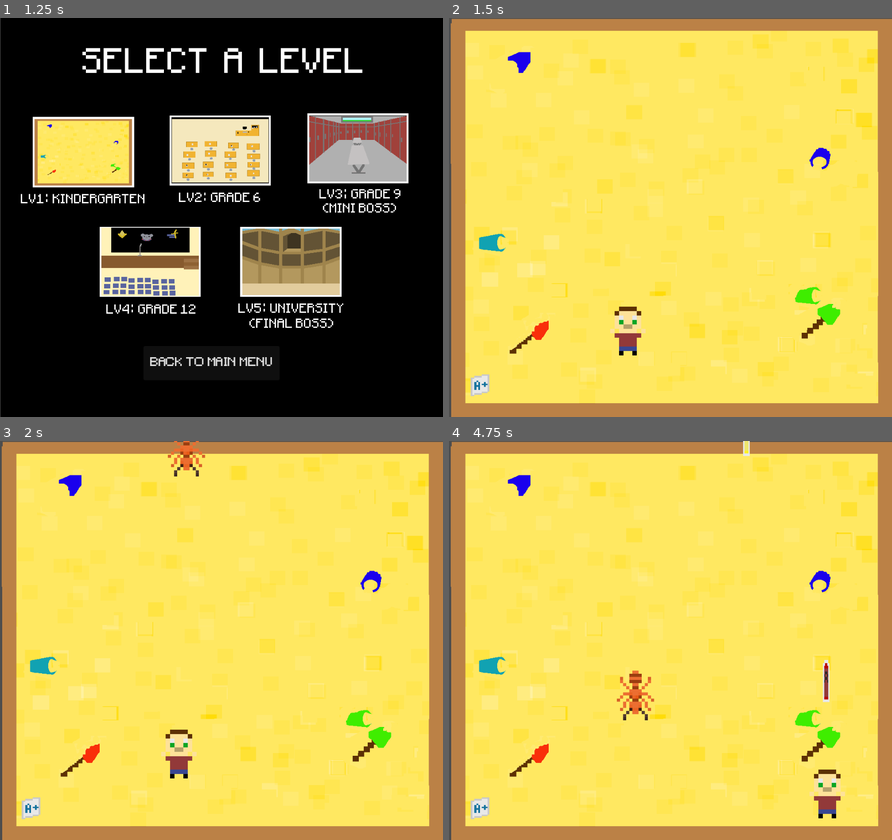
Above: before the commit, frames 1-4 (two rows, left to right).
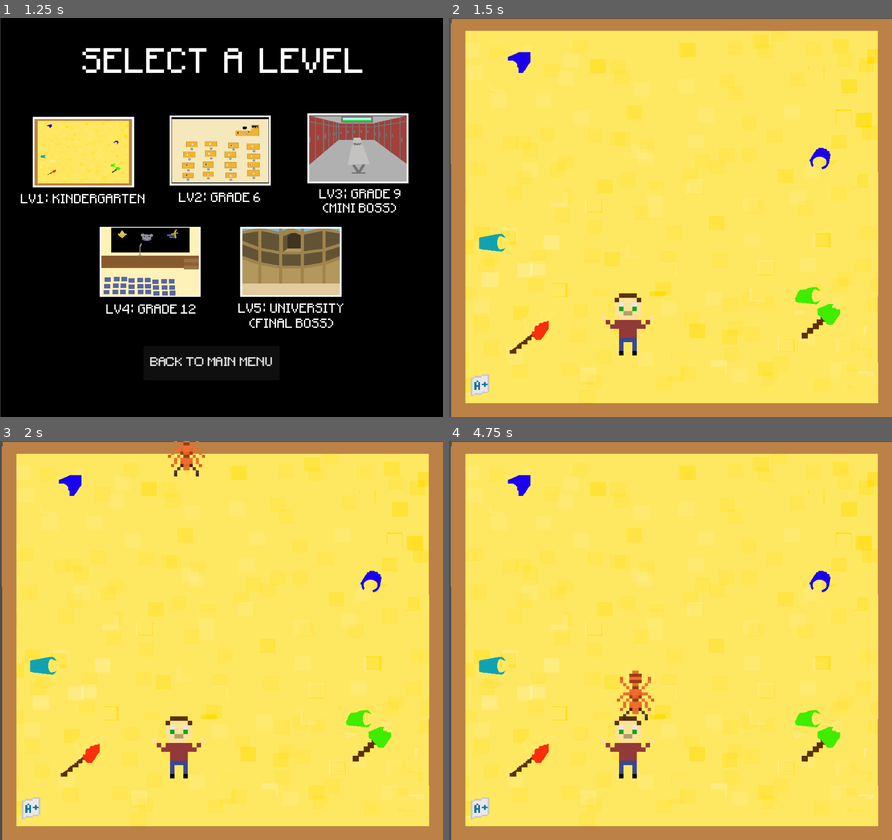
Above: after the commit, the same moments.

Repository: nsriv531/social-rejects-destinking
Game: Godot game, scene res://scenes/main_menu.tscn
The game is run twice, just before and just after one commit, with the same random seed, the same clock (stepped at 60 frames per second) and the same inputs.
Inputs (mouse positions are in pixels of both pictures, inside the frame that each line leads up to):
- Up to frame 1 (1.25 s): click "LEVEL SELECT" at 0.5 s
- Up to frame 2 (1.5 s): click (533, 161) at 1.25 s
- Up to frame 3 (2 s): no input
- Up to frame 4 (4.75 s): hold Right (right) 2.03-2.78 s; tap Space (shoot) every 0.75 s from 2.1 to 4.35 s; hold S (down) 2.78-3.53 s; hold Right (right) 3.53-4.28 s; hold W (up) from 4.28 s (still down)

Frame 1 is identical in both runs. In frame 2, 0.7% of the frame differs, in the area x 34-47%, y 69-84%; in frame 3, 0.7%; in frame 4, 1.6%, in the area x 34-90%, y 0-95%.
Error after the commit: Parse Error: Expected closing ")" after call arguments. (res://scripts/player.gd:29)

Commit message:
start game over

Diff:
--- /dev/null
+++ b/scenes/game_over.tscn
@@ -0,0 +1,30 @@
+[gd_scene load_steps=4 format=3 uid="uid://d1nuk8dguy68o"]
+
+[ext_resource type="Texture2D" uid="uid://b6pcy3dtnt1wa" path="res://sprites/gameover.png" id="1_m0xhb"]
+[ext_resource type="FontFile" uid="uid://enutowvvlbei" path="res://sprites/Pixel_font.ttf" id="2_nvi6n"]
+[ext_resource type="Script" path="res://scripts/start_text.gd" id="3_hhy3v"]
+
+[node name="game_over" type="Control"]
+layout_mode = 3
+anchors_preset = 15
+anchor_right = 1.0
+anchor_bottom = 1.0
+grow_horizontal = 2
+grow_vertical = 2
+
+[node name="backround" type="Sprite2D" parent="."]
+position = Vector2(494, 449)
+texture = ExtResource("1_m0xhb")
+
+[node name="start_text" type="TextEdit" parent="."]
+layout_mode = 1
+anchors_preset = -1
+offset_left = 281.0
+offset_top = 545.0
+offset_right = 665.0
+offset_bottom = 601.0
+theme_override_colors/background_color = Color(0, 0, 0, 1)
+theme_override_fonts/font = ExtResource("2_nvi6n")
+theme_override_font_sizes/font_size = 27
+text = "-PRESS SPACE TO RETURN TO MAIN MENU-"
+script = ExtResource("3_hhy3v")
--- a/scripts/player.gd
+++ b/scripts/player.gd
@@ -26,7 +26,7 @@
 func take_damage(damage):
 	hp -= damage
 	if hp <= 0:
-		get_tree().quit()
+		get_tree().change_scene_to_file("res://scenes/)
 
 func _on_area_entered(area):
 		if area.is_in_group("enemies"):
